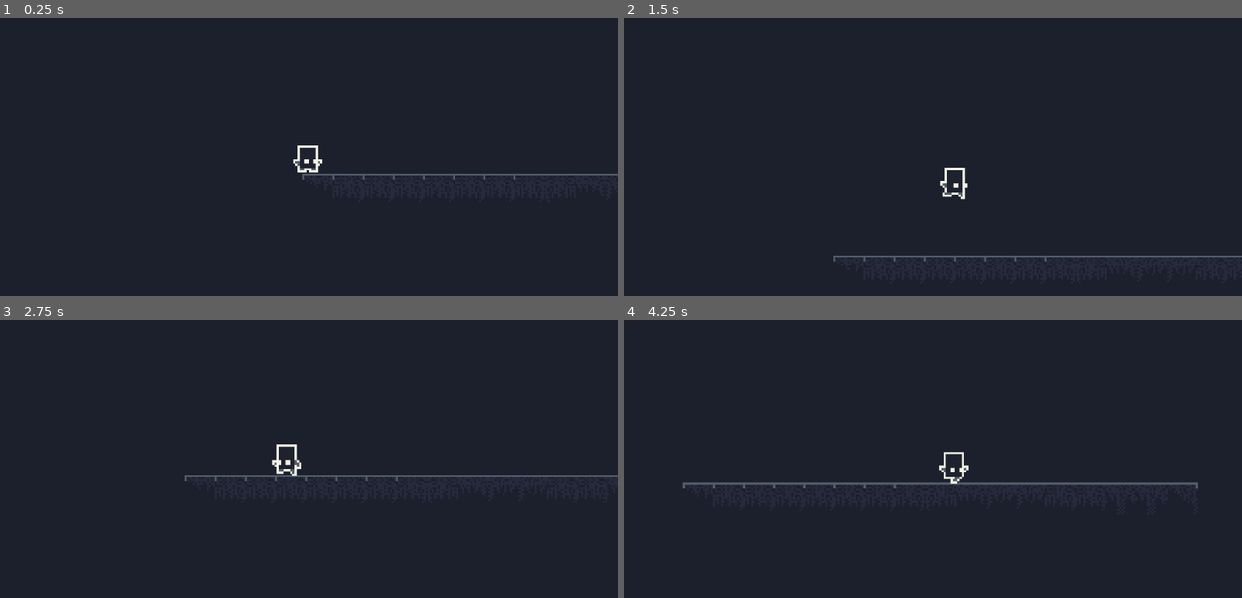
Above: before the commit, frames 1-4 (two rows, left to right).
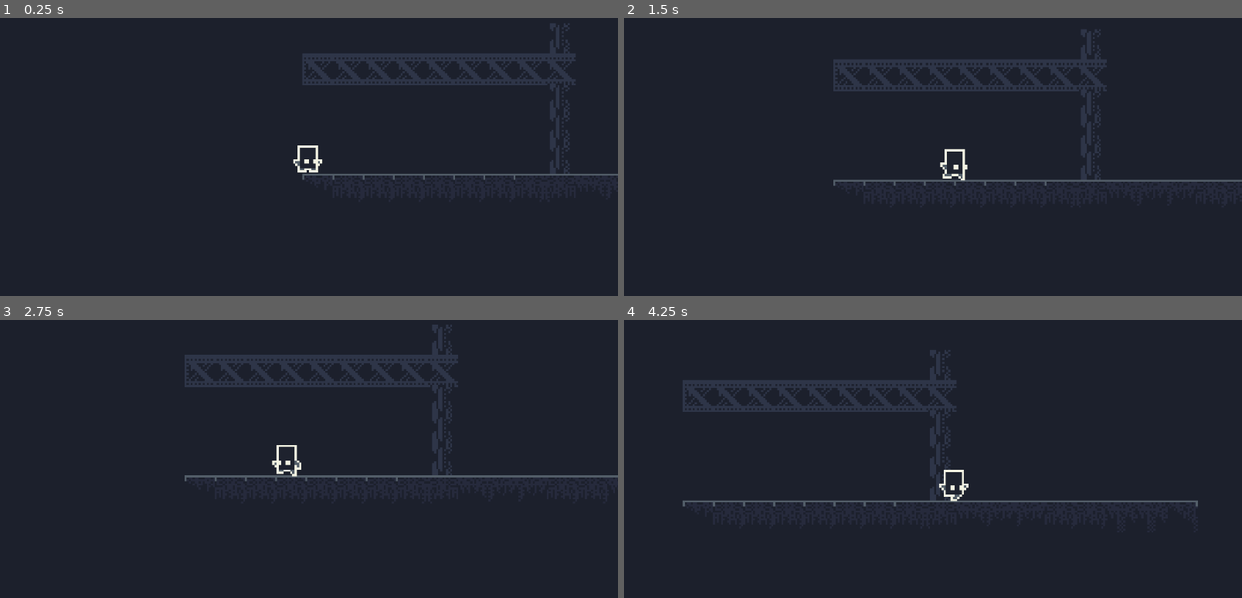
Above: after the commit, the same moments.

Repository: ladroid/IndustrialGame
Game: Godot game, scene res://scenes/Map.tscn
Two runs of this game, one before a commit and one after it. Both use one fixed random seed, a clock stepped at 60 frames per second and the inputs below.
Inputs:
- Up to frame 1 (0.25 s): no input
- Up to frame 2 (1.5 s): hold Right (ui_right) from 0.53 s (still down); tap Up (ui_up) at 0.77 s
- Up to frame 3 (2.75 s): tap Up (ui_up) at 1.52 s; release Right (ui_right) at 2.03 s; hold Left (ui_left) from 2.03 s (still down)
- Up to frame 4 (4.25 s): release Left (ui_left) at 2.78 s; hold Right (ui_right) from 2.78 s (still down); tap Up (ui_up) at 3.02, 3.77 s

The runs differ from the first frame. In frame 1, 3.0% of the frame differs, in the area x 49-94%, y 1-56%; in frame 2, 4.2%; in frame 3, 3.4%; in frame 4, 4.8%, in the area x 9-93%, y 10-68%.

Commit message:
adding new objects in tileset

Diff:
--- a/scenes/GenMap.tscn
+++ b/scenes/GenMap.tscn
@@ -260,3 +260,346 @@
 
 [node name="CollisionShape2D" type="CollisionShape2D" parent="Box00/StaticBody2D"]
 shape = SubResource( 1 )
+
+[node name="Box01" type="Sprite" parent="."]
+position = Vector2( 60.0617, 114.388 )
+texture = ExtResource( 1 )
+region_enabled = true
+region_rect = Rect2( 192, 0, 16, 16 )
+__meta__ = {
+"_edit_group_": true
+}
+
+[node name="StaticBody2D" type="StaticBody2D" parent="Box01"]
+visible = false
+
+[node name="CollisionShape2D" type="CollisionShape2D" parent="Box01/StaticBody2D"]
+shape = SubResource( 1 )
+
+[node name="Box02" type="Sprite" parent="."]
+position = Vector2( -3.02699, 134.462 )
+texture = ExtResource( 1 )
+region_enabled = true
+region_rect = Rect2( 208, 0, 16, 16 )
+__meta__ = {
+"_edit_group_": true
+}
+
+[node name="StaticBody2D" type="StaticBody2D" parent="Box02"]
+visible = false
+
+[node name="CollisionShape2D" type="CollisionShape2D" parent="Box02/StaticBody2D"]
+shape = SubResource( 1 )
+
+[node name="Box03" type="Sprite" parent="."]
+position = Vector2( 30.2698, 134.78 )
+texture = ExtResource( 1 )
+region_enabled = true
+region_rect = Rect2( 224, 0, 16, 16 )
+__meta__ = {
+"_edit_group_": true
+}
+
+[node name="StaticBody2D" type="StaticBody2D" parent="Box03"]
+visible = false
+
+[node name="CollisionShape2D" type="CollisionShape2D" parent="Box03/StaticBody2D"]
+shape = SubResource( 1 )
+
+[node name="Box04" type="Sprite" parent="."]
+position = Vector2( 59.9024, 134.143 )
+texture = ExtResource( 1 )
+region_enabled = true
+region_rect = Rect2( 240, 0, 16, 16 )
+__meta__ = {
+"_edit_group_": true
+}
+
+[node name="StaticBody2D" type="StaticBody2D" parent="Box04"]
+visible = false
+
+[node name="CollisionShape2D" type="CollisionShape2D" parent="Box04/StaticBody2D"]
+shape = SubResource( 1 )
+
+[node name="Box05" type="Sprite" parent="."]
+position = Vector2( -3.02699, 157.244 )
+texture = ExtResource( 1 )
+region_enabled = true
+region_rect = Rect2( 304, 0, 16, 16 )
+__meta__ = {
+"_edit_group_": true
+}
+
+[node name="StaticBody2D" type="StaticBody2D" parent="Box05"]
+visible = false
+
+[node name="CollisionShape2D" type="CollisionShape2D" parent="Box05/StaticBody2D"]
+shape = SubResource( 1 )
+
+[node name="Box06" type="Sprite" parent="."]
+position = Vector2( 30.7478, 157.562 )
+texture = ExtResource( 1 )
+region_enabled = true
+region_rect = Rect2( 320, 0, 16, 16 )
+__meta__ = {
+"_edit_group_": true
+}
+
+[node name="StaticBody2D" type="StaticBody2D" parent="Box06"]
+visible = false
+
+[node name="CollisionShape2D" type="CollisionShape2D" parent="Box06/StaticBody2D"]
+shape = SubResource( 1 )
+
+[node name="Box07" type="Sprite" parent="."]
+position = Vector2( 61.9735, 157.244 )
+texture = ExtResource( 1 )
+region_enabled = true
+region_rect = Rect2( 336, 0, 16, 16 )
+__meta__ = {
+"_edit_group_": true
+}
+
+[node name="StaticBody2D" type="StaticBody2D" parent="Box07"]
+visible = false
+
+[node name="CollisionShape2D" type="CollisionShape2D" parent="Box07/StaticBody2D"]
+shape = SubResource( 1 )
+
+[node name="Box08" type="Sprite" parent="."]
+position = Vector2( -3.50494, 178.273 )
+texture = ExtResource( 1 )
+region_enabled = true
+region_rect = Rect2( 336, 0, 16, 16 )
+__meta__ = {
+"_edit_group_": true
+}
+
+[node name="StaticBody2D" type="StaticBody2D" parent="Box08"]
+visible = false
+
+[node name="CollisionShape2D" type="CollisionShape2D" parent="Box08/StaticBody2D"]
+shape = SubResource( 1 )
+
+[node name="Box09" type="Sprite" parent="."]
+position = Vector2( 32.1716, 178.743 )
+texture = ExtResource( 1 )
+region_enabled = true
+region_rect = Rect2( 336, 16, 16, 16 )
+__meta__ = {
+"_edit_group_": true
+}
+
+[node name="StaticBody2D" type="StaticBody2D" parent="Box09"]
+visible = false
+
+[node name="CollisionShape2D" type="CollisionShape2D" parent="Box09/StaticBody2D"]
+shape = SubResource( 1 )
+
+[node name="Stick00" type="Sprite" parent="."]
+position = Vector2( 62.8409, 179.369 )
+texture = ExtResource( 1 )
+region_enabled = true
+region_rect = Rect2( 128, 0, 16, 16 )
+__meta__ = {
+"_edit_group_": true
+}
+
+[node name="StaticBody2D" type="StaticBody2D" parent="Stick00"]
+visible = false
+
+[node name="CollisionShape2D" type="CollisionShape2D" parent="Stick00/StaticBody2D"]
+shape = SubResource( 1 )
+disabled = true
+
+[node name="Stick01" type="Sprite" parent="."]
+position = Vector2( -3.03551, 199.085 )
+texture = ExtResource( 1 )
+region_enabled = true
+region_rect = Rect2( 112, 0, 16, 16 )
+__meta__ = {
+"_edit_group_": true
+}
+
+[node name="StaticBody2D" type="StaticBody2D" parent="Stick01"]
+visible = false
+
+[node name="CollisionShape2D" type="CollisionShape2D" parent="Stick01/StaticBody2D"]
+shape = SubResource( 1 )
+disabled = true
+
+[node name="Stick02" type="Sprite" parent="."]
+position = Vector2( 32.954, 199.711 )
+texture = ExtResource( 1 )
+region_enabled = true
+region_rect = Rect2( 96, 0, 16, 16 )
+__meta__ = {
+"_edit_group_": true
+}
+
+[node name="StaticBody2D" type="StaticBody2D" parent="Stick02"]
+visible = false
+
+[node name="CollisionShape2D" type="CollisionShape2D" parent="Stick02/StaticBody2D"]
+shape = SubResource( 1 )
+disabled = true
+
+[node name="Stick03" type="Sprite" parent="."]
+position = Vector2( 61.984, 199.443 )
+texture = ExtResource( 1 )
+region_enabled = true
+region_rect = Rect2( 64, 0, 16, 16 )
+__meta__ = {
+"_edit_group_": true
+}
+
+[node name="StaticBody2D" type="StaticBody2D" parent="Stick03"]
+visible = false
+
+[node name="CollisionShape2D" type="CollisionShape2D" parent="Stick03/StaticBody2D"]
+shape = SubResource( 1 )
+disabled = true
+
+[node name="Stick04" type="Sprite" parent="."]
+position = Vector2( -1.56097, 221.115 )
+texture = ExtResource( 1 )
+region_enabled = true
+region_rect = Rect2( 352, 0, 16, 16 )
+__meta__ = {
+"_edit_group_": true
+}
+
+[node name="StaticBody2D" type="StaticBody2D" parent="Stick04"]
+visible = false
+
+[node name="CollisionShape2D" type="CollisionShape2D" parent="Stick04/StaticBody2D"]
+shape = SubResource( 1 )
+disabled = true
+
+[node name="Stick05" type="Sprite" parent="."]
+position = Vector2( 33.7567, 220.714 )
+texture = ExtResource( 1 )
+region_enabled = true
+region_rect = Rect2( 320, 16, 16, 16 )
+__meta__ = {
+"_edit_group_": true
+}
+
+[node name="StaticBody2D" type="StaticBody2D" parent="Stick05"]
+visible = false
+
+[node name="CollisionShape2D" type="CollisionShape2D" parent="Stick05/StaticBody2D"]
+shape = SubResource( 1 )
+disabled = true
+
+[node name="Stick06" type="Sprite" parent="."]
+position = Vector2( 63.188, 221.115 )
+texture = ExtResource( 1 )
+region_enabled = true
+region_rect = Rect2( 320, 32, 16, 16 )
+__meta__ = {
+"_edit_group_": true
+}
+
+[node name="StaticBody2D" type="StaticBody2D" parent="Stick06"]
+visible = false
+
+[node name="CollisionShape2D" type="CollisionShape2D" parent="Stick06/StaticBody2D"]
+shape = SubResource( 1 )
+disabled = true
+
+[node name="Stick07" type="Sprite" parent="."]
+position = Vector2( -0.758289, 242.921 )
+texture = ExtResource( 1 )
+region_enabled = true
+region_rect = Rect2( 336, 32, 16, 16 )
+__meta__ = {
+"_edit_group_": true
+}
+
+[node name="StaticBody2D" type="StaticBody2D" parent="Stick07"]
+visible = false
+
+[node name="CollisionShape2D" type="CollisionShape2D" parent="Stick07/StaticBody2D"]
+shape = SubResource( 1 )
+disabled = true
+
+[node name="Stick08" type="Sprite" parent="."]
+position = Vector2( 36.0309, 242.921 )
+texture = ExtResource( 1 )
+region_enabled = true
+region_rect = Rect2( 336, 48, 16, 16 )
+__meta__ = {
+"_edit_group_": true
+}
+
+[node name="StaticBody2D" type="StaticBody2D" parent="Stick08"]
+visible = false
+
+[node name="CollisionShape2D" type="CollisionShape2D" parent="Stick08/StaticBody2D"]
+shape = SubResource( 1 )
+disabled = true
+
+[node name="Stick09" type="Sprite" parent="."]
+position = Vector2( 65.4622, 242.118 )
+texture = ExtResource( 1 )
+region_enabled = true
+region_rect = Rect2( 304, 32, 16, 16 )
+__meta__ = {
+"_edit_group_": true
+}
+
+[node name="StaticBody2D" type="StaticBody2D" parent="Stick09"]
+visible = false
+
+[node name="CollisionShape2D" type="CollisionShape2D" parent="Stick09/StaticBody2D"]
+shape = SubResource( 1 )
+disabled = true
+
+[node name="Stick10" type="Sprite" parent="."]
+position = Vector2( -0.0894012, 265.797 )
+texture = ExtResource( 1 )
+region_enabled = true
+region_rect = Rect2( 304, 48, 16, 16 )
+__meta__ = {
+"_edit_group_": true
+}
+
+[node name="StaticBody2D" type="StaticBody2D" parent="Stick10"]
+visible = false
+
+[node name="CollisionShape2D" type="CollisionShape2D" parent="Stick10/StaticBody2D"]
+shape = SubResource( 1 )
+disabled = true
+
+[node name="Stick11" type="Sprite" parent="."]
+position = Vector2( 36.566, 265.396 )
+texture = ExtResource( 1 )
+region_enabled = true
+region_rect = Rect2( 320, 48, 16, 16 )
+__meta__ = {
+"_edit_group_": true
+}
+
+[node name="StaticBody2D" type="StaticBody2D" parent="Stick11"]
+visible = false
+
+[node name="CollisionShape2D" type="CollisionShape2D" parent="Stick11/StaticBody2D"]
+shape = SubResource( 1 )
+disabled = true
+
+[node name="Stick12" type="Sprite" parent="."]
+position = Vector2( 66.1311, 265.262 )
+texture = ExtResource( 1 )
+region_enabled = true
+region_rect = Rect2( 272, 32, 16, 16 )
+__meta__ = {
+"_edit_group_": true
+}
+
+[node name="StaticBody2D" type="StaticBody2D" parent="Stick12"]
+visible = false
+
+[node name="CollisionShape2D" type="CollisionShape2D" parent="Stick12/StaticBody2D"]
+shape = SubResource( 1 )
+disabled = true
--- a/scenes/Map.tscn
+++ b/scenes/Map.tscn
@@ -10,7 +10,7 @@
 cell_size = Vector2( 15, 15 )
 cell_custom_transform = Transform2D( 16, 0, 0, 16, 0, 0 )
 format = 1
-tile_data = PoolIntArray( 2555904, 0, 0, 2555905, 2, 0, 2555906, 2, …(216 unchanged characters)…
+tile_data = PoolIntArray( 2228232, 26, 0, 2293760, 21, 0, 2293761, 22, 0, 2293762, 22, 0, 2293763, 22, 0, 2293764, 22, 0, 2293765, 22, 0, 2293766, 22, 0, 2293767, 22, 0, 2293768, 22, 0, 2359304, 26, 0, 2424840, 26, 0, 2490376, 26, 0, 2555904, 0, 0, 2555905, 2, 0, 2555906, 2, …(216 unchanged characters)…
 
 [node name="Hero" parent="." instance=ExtResource( 2 )]
 position = Vector2( 3.41133, 576.66 )
--- a/tileset/tileset.tres
+++ b/tileset/tileset.tres
@@ -278,3 +278,277 @@
 "shape_transform": Transform2D( 1, 0, 0, 1, 8, 8 )
 } ]
 16/z_index = 0
+17/name = "Box01"
+17/texture = ExtResource( 1 )
+17/tex_offset = Vector2( 0, 0 )
+17/modulate = Color( 1, 1, 1, 1 )
+17/region = Rect2( 192, 0, 16, 16 )
+17/tile_mode = 0
+17/occluder_offset = Vector2( 8, 8 )
+17/navigation_offset = Vector2( 8, 8 )
+17/shapes = [ {
+"autotile_coord": Vector2( 0, 0 ),
+"one_way": false,
+"one_way_margin": 1.0,
+"shape": SubResource( 1 ),
+"shape_transform": Transform2D( 1, 0, 0, 1, 8, 8 )
+} ]
+17/z_index = 0
+18/name = "Box02"
+18/texture = ExtResource( 1 )
+18/tex_offset = Vector2( 0, 0 )
+18/modulate = Color( 1, 1, 1, 1 )
+18/region = Rect2( 208, 0, 16, 16 )
+18/tile_mode = 0
+18/occluder_offset = Vector2( 8, 8 )
+18/navigation_offset = Vector2( 8, 8 )
+18/shapes = [ {
+"autotile_coord": Vector2( 0, 0 ),
+"one_way": false,
+"one_way_margin": 1.0,
+"shape": SubResource( 1 ),
+"shape_transform": Transform2D( 1, 0, 0, 1, 8, 8 )
+} ]
+18/z_index = 0
+19/name = "Box03"
+19/texture = ExtResource( 1 )
+19/tex_offset = Vector2( 0, 0 )
+19/modulate = Color( 1, 1, 1, 1 )
+19/region = Rect2( 224, 0, 16, 16 )
+19/tile_mode = 0
+19/occluder_offset = Vector2( 8, 8 )
+19/navigation_offset = Vector2( 8, 8 )
+19/shapes = [ {
+"autotile_coord": Vector2( 0, 0 ),
+"one_way": false,
+"one_way_margin": 1.0,
+"shape": SubResource( 1 ),
+"shape_transform": Transform2D( 1, 0, 0, 1, 8, 8 )
+} ]
+19/z_index = 0
+20/name = "Box04"
+20/texture = ExtResource( 1 )
+20/tex_offset = Vector2( 0, 0 )
+20/modulate = Color( 1, 1, 1, 1 )
+20/region = Rect2( 240, 0, 16, 16 )
+20/tile_mode = 0
+20/occluder_offset = Vector2( 8, 8 )
+20/navigation_offset = Vector2( 8, 8 )
+20/shapes = [ {
+"autotile_coord": Vector2( 0, 0 ),
+"one_way": false,
+"one_way_margin": 1.0,
+"shape": SubResource( 1 ),
+"shape_transform": Transform2D( 1, 0, 0, 1, 8, 8 )
+} ]
+20/z_index = 0
+21/name = "Box05"
+21/texture = ExtResource( 1 )
+21/tex_offset = Vector2( 0, 0 )
+21/modulate = Color( 1, 1, 1, 1 )
+21/region = Rect2( 304, 0, 16, 16 )
+21/tile_mode = 0
+21/occluder_offset = Vector2( 8, 8 )
+21/navigation_offset = Vector2( 8, 8 )
+21/shapes = [ {
+"autotile_coord": Vector2( 0, 0 ),
+"one_way": false,
+"one_way_margin": 1.0,
+"shape": SubResource( 1 ),
+"shape_transform": Transform2D( 1, 0, 0, 1, 8, 8 )
+} ]
+21/z_index = 0
+22/name = "Box06"
+22/texture = ExtResource( 1 )
+22/tex_offset = Vector2( 0, 0 )
+22/modulate = Color( 1, 1, 1, 1 )
+22/region = Rect2( 320, 0, 16, 16 )
+22/tile_mode = 0
+22/occluder_offset = Vector2( 8, 8 )
+22/navigation_offset = Vector2( 8, 8 )
+22/shapes = [ {
+"autotile_coord": Vector2( 0, 0 ),
+"one_way": false,
+"one_way_margin": 1.0,
+"shape": SubResource( 1 ),
+"shape_transform": Transform2D( 1, 0, 0, 1, 8, 8 )
+} ]
+22/z_index = 0
+23/name = "Box07"
+23/texture = ExtResource( 1 )
+23/tex_offset = Vector2( 0, 0 )
+23/modulate = Color( 1, 1, 1, 1 )
+23/region = Rect2( 336, 0, 16, 16 )
+23/tile_mode = 0
+23/occluder_offset = Vector2( 8, 8 )
+23/navigation_offset = Vector2( 8, 8 )
+23/shapes = [ {
+"autotile_coord": Vector2( 0, 0 ),
+"one_way": false,
+"one_way_margin": 1.0,
+"shape": SubResource( 1 ),
+"shape_transform": Transform2D( 1, 0, 0, 1, 8, 8 )
+} ]
+23/z_index = 0
+24/name = "Box08"
+24/texture = ExtResource( 1 )
+24/tex_offset = Vector2( 0, 0 )
+24/modulate = Color( 1, 1, 1, 1 )
+24/region = Rect2( 336, 0, 16, 16 )
+24/tile_mode = 0
+24/occluder_offset = Vector2( 8, 8 )
+24/navigation_offset = Vector2( 8, 8 )
+24/shapes = [ {
+"autotile_coord": Vector2( 0, 0 ),
+"one_way": false,
+"one_way_margin": 1.0,
+"shape": SubResource( 1 ),
+"shape_transform": Transform2D( 1, 0, 0, 1, 8, 8 )
+} ]
+24/z_index = 0
+25/name = "Box09"
+25/texture = ExtResource( 1 )
+25/tex_offset = Vector2( 0, 0 )
+25/modulate = Color( 1, 1, 1, 1 )
+25/region = Rect2( 336, 16, 16, 16 )
+25/tile_mode = 0
+25/occluder_offset = Vector2( 8, 8 )
+25/navigation_offset = Vector2( 8, 8 )
+25/shapes = [ {
+"autotile_coord": Vector2( 0, 0 ),
+"one_way": false,
+"one_way_margin": 1.0,
+"shape": SubResource( 1 ),
+"shape_transform": Transform2D( 1, 0, 0, 1, 8, 8 )
+} ]
+25/z_index = 0
+26/name = "Stick00"
+26/texture = ExtResource( 1 )
+26/tex_offset = Vector2( 0, 0 )
+26/modulate = Color( 1, 1, 1, 1 )
+26/region = Rect2( 128, 0, 16, 16 )
+26/tile_mode = 0
+26/occluder_offset = Vector2( 8, 8 )
+26/navigation_offset = Vector2( 8, 8 )
+26/shapes = [  ]
+26/z_index = 0
+27/name = "Stick01"
+27/texture = ExtResource( 1 )
+27/tex_offset = Vector2( 0, 0 )
+27/modulate = Color( 1, 1, 1, 1 )
+27/region = Rect2( 112, 0, 16, 16 )
+27/tile_mode = 0
+27/occluder_offset = Vector2( 8, 8 )
+27/navigation_offset = Vector2( 8, 8 )
+27/shapes = [  ]
+27/z_index = 0
+28/name = "Stick02"
+28/texture = ExtResource( 1 )
+28/tex_offset = Vector2( 0, 0 )
+28/modulate = Color( 1, 1, 1, 1 )
+28/region = Rect2( 96, 0, 16, 16 )
+28/tile_mode = 0
+28/occluder_offset = Vector2( 8, 8 )
+28/navigation_offset = Vector2( 8, 8 )
+28/shapes = [  ]
+28/z_index = 0
+29/name = "Stick03"
+29/texture = ExtResource( 1 )
+29/tex_offset = Vector2( 0, 0 )
+29/modulate = Color( 1, 1, 1, 1 )
+29/region = Rect2( 64, 0, 16, 16 )
+29/tile_mode = 0
+29/occluder_offset = Vector2( 8, 8 )
+29/navigation_offset = Vector2( 8, 8 )
+29/shapes = [  ]
+29/z_index = 0
+30/name = "Stick04"
+30/texture = ExtResource( 1 )
+30/tex_offset = Vector2( 0, 0 )
+30/modulate = Color( 1, 1, 1, 1 )
+30/region = Rect2( 352, 0, 16, 16 )
+30/tile_mode = 0
+30/occluder_offset = Vector2( 8, 8 )
+30/navigation_offset = Vector2( 8, 8 )
+30/shapes = [  ]
+30/z_index = 0
+31/name = "Stick05"
+31/texture = ExtResource( 1 )
+31/tex_offset = Vector2( 0, 0 )
+31/modulate = Color( 1, 1, 1, 1 )
+31/region = Rect2( 320, 16, 16, 16 )
+31/tile_mode = 0
+31/occluder_offset = Vector2( 8, 8 )
+31/navigation_offset = Vector2( 8, 8 )
+31/shapes = [  ]
+31/z_index = 0
+32/name = "Stick06"
+32/texture = ExtResource( 1 )
+32/tex_offset = Vector2( 0, 0 )
+32/modulate = Color( 1, 1, 1, 1 )
+32/region = Rect2( 320, 32, 16, 16 )
+32/tile_mode = 0
+32/occluder_offset = Vector2( 8, 8 )
+32/navigation_offset = Vector2( 8, 8 )
+32/shapes = [  ]
+32/z_index = 0
+33/name = "Stick07"
+33/texture = ExtResource( 1 )
+33/tex_offset = Vector2( 0, 0 )
+33/modulate = Color( 1, 1, 1, 1 )
+33/region = Rect2( 336, 32, 16, 16 )
+33/tile_mode = 0
+33/occluder_offset = Vector2( 8, 8 )
+33/navigation_offset = Vector2( 8, 8 )
+33/shapes = [  ]
+33/z_index = 0
+34/name = "Stick08"
+34/texture = ExtResource( 1 )
+34/tex_offset = Vector2( 0, 0 )
+34/modulate = Color( 1, 1, 1, 1 )
+34/region = Rect2( 336, 48, 16, 16 )
+34/tile_mode = 0
+34/occluder_offset = Vector2( 8, 8 )
+34/navigation_offset = Vector2( 8, 8 )
+34/shapes = [  ]
+34/z_index = 0
+35/name = "Stick09"
+35/texture = ExtResource( 1 )
+35/tex_offset = Vector2( 0, 0 )
+35/modulate = Color( 1, 1, 1, 1 )
+35/region = Rect2( 304, 32, 16, 16 )
+35/tile_mode = 0
+35/occluder_offset = Vector2( 8, 8 )
+35/navigation_offset = Vector2( 8, 8 )
+35/shapes = [  ]
+35/z_index = 0
+36/name = "Stick10"
+36/texture = ExtResource( 1 )
+36/tex_offset = Vector2( 0, 0 )
+36/modulate = Color( 1, 1, 1, 1 )
+36/region = Rect2( 304, 48, 16, 16 )
+36/tile_mode = 0
+36/occluder_offset = Vector2( 8, 8 )
+36/navigation_offset = Vector2( 8, 8 )
+36/shapes = [  ]
+36/z_index = 0
+37/name = "Stick11"
+37/texture = ExtResource( 1 )
+37/tex_offset = Vector2( 0, 0 )
+37/modulate = Color( 1, 1, 1, 1 )
+37/region = Rect2( 320, 48, 16, 16 )
+37/tile_mode = 0
+37/occluder_offset = Vector2( 8, 8 )
+37/navigation_offset = Vector2( 8, 8 )
+37/shapes = [  ]
+37/z_index = 0
+38/name = "Stick12"
+38/texture = ExtResource( 1 )
+38/tex_offset = Vector2( 0, 0 )
+38/modulate = Color( 1, 1, 1, 1 )
+38/region = Rect2( 272, 32, 16, 16 )
+38/tile_mode = 0
+38/occluder_offset = Vector2( 8, 8 )
+38/navigation_offset = Vector2( 8, 8 )
+38/shapes = [  ]
+38/z_index = 0
